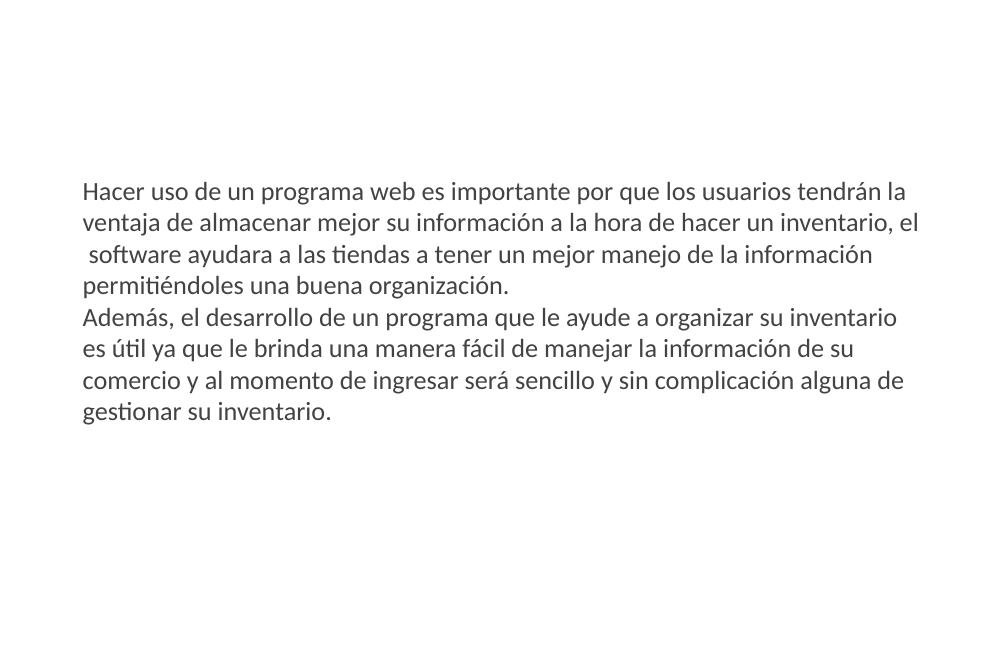
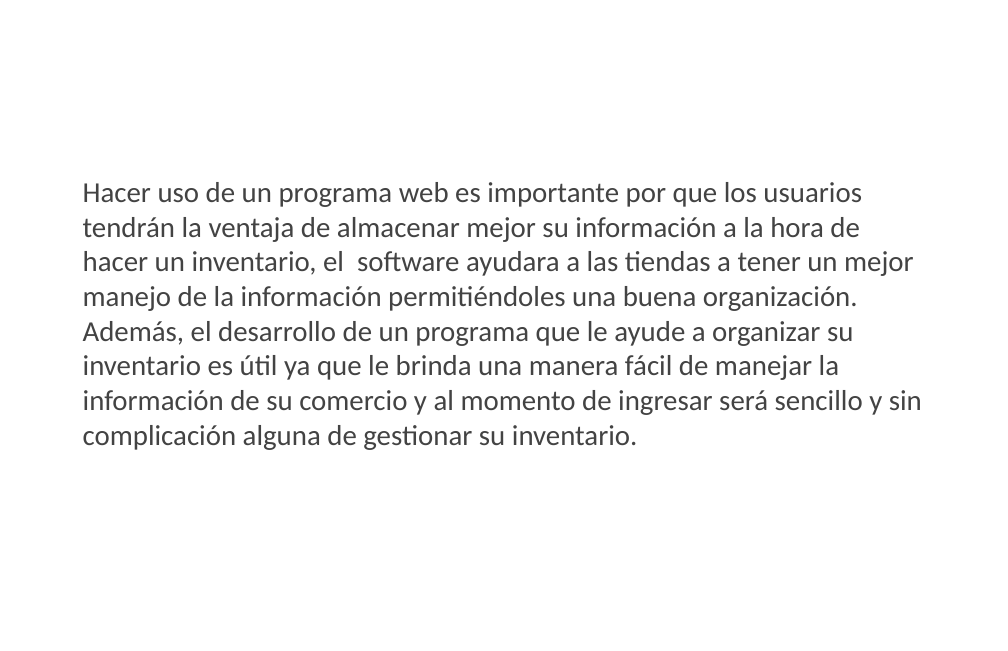
Before and after one commit to juanpa2723/INVENTARIO, a slide deck: slide 9 of Documentacion/Proyecto Inventario (General)/Proyecto Inventario.pptx. Drawn at 1008x651 pixels with LibreOffice and Linux fonts; fonts in the diff are those of the drawing; background and template pictures are left out. Boxes give left, top, right and bottom in pixels: in the first picture for what was removed or moved away, otherwise in the second. Text is boxed around its words. In the diff, an @@ line names an element or a change of style, - is before the commit and + after.

```diff
--- a/Documentacion/Proyecto Inventario (General)/Proyecto Inventario.pptx
+++ b/Documentacion/Proyecto Inventario (General)/Proyecto Inventario.pptx
@@ text "Hacer uso de un programa ..." at (83, 182, 922, 450): size 50 to 55 pt @@
```
Also in this commit, not shown: 6 other slides changed.
